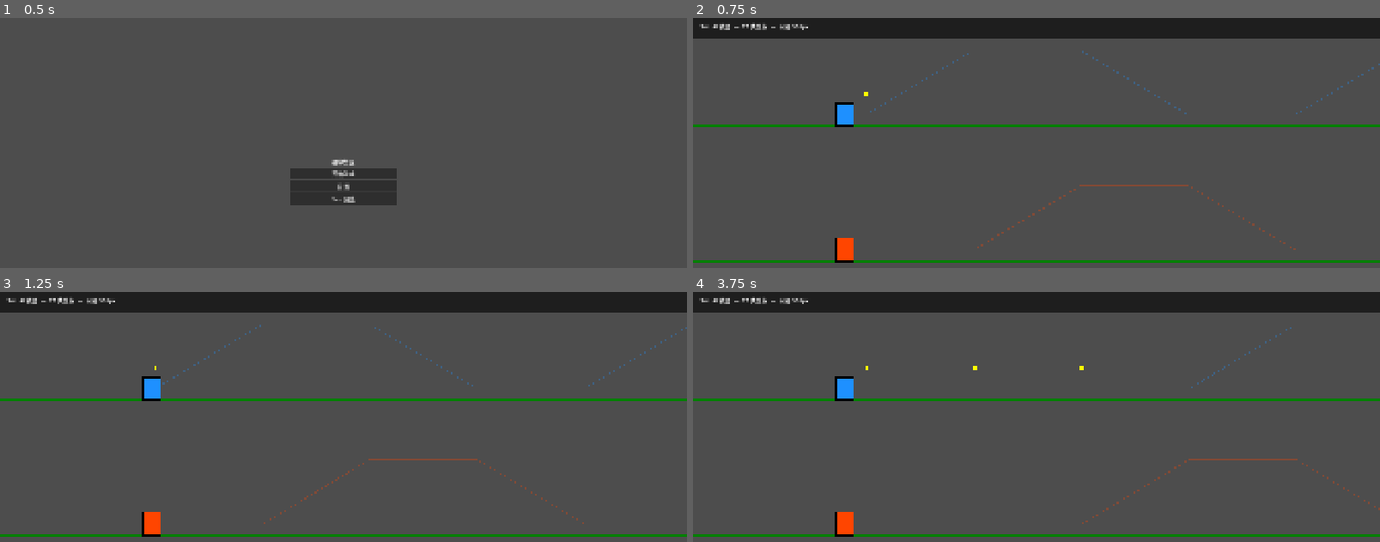
Above: before the commit, frames 1-4 (two rows, left to right).
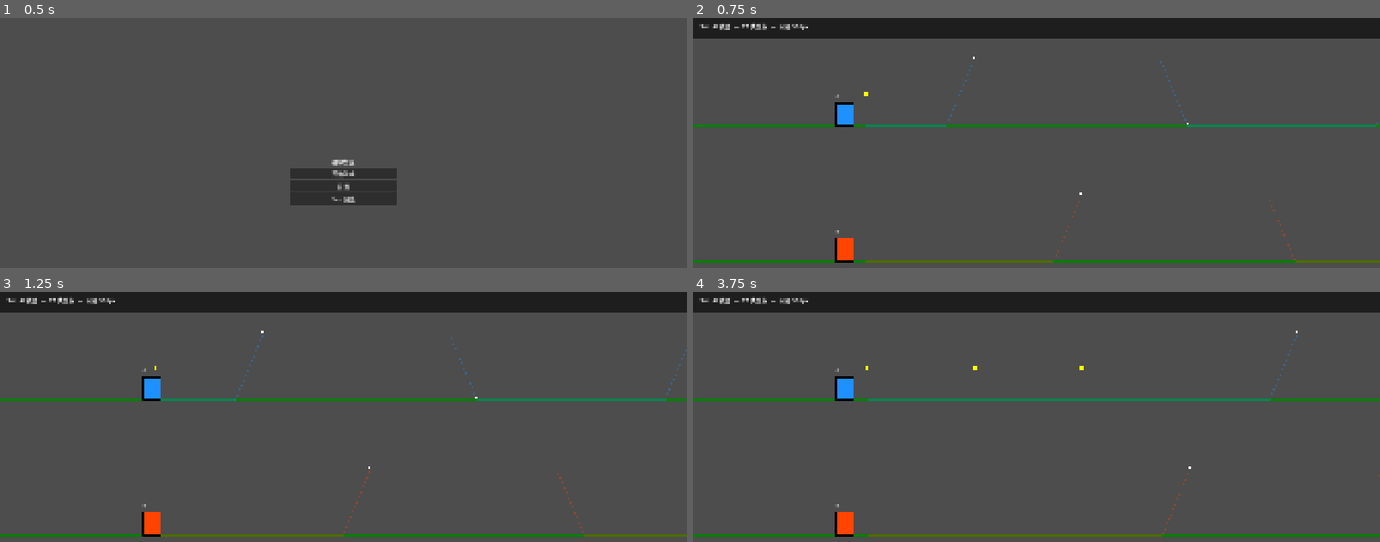
Above: after the commit, the same moments.

Repository: GeorgeMee/Magnetix
Game: Godot game, scene res://src/scenes/ui/start_menu.tscn
The game is run twice, just before and just after one commit, with the same random seed, the same clock (stepped at 60 frames per second) and the same inputs.
Inputs:
- Up to frame 1 (0.5 s): no input
- Up to frame 2 (0.75 s): click "Sim 预览" at 0.5 s
- Up to frame 3 (1.25 s): no input
- Up to frame 4 (3.75 s): hold Space (swap) 1.28-2.03 s; tap Q (magnetism_a) at 2.1 s; tap Space (swap) at 2.3, 3.05, 3.6 s; hold W (magnetism_b) 2.78-3.53 s

Frame 1 is identical in both runs. In frame 2, 1.3% of the frame differs, in the area x 20-100%, y 13-98%; in frame 3, 1.3%; in frame 4, 1.4%, in the area x 20-100%, y 14-98%.

Commit message:
Fix Sim preview: correct ceiling/floor Y positions, smooth trajectory, sub-step interpolation

Diff:
--- a/src/scripts/ui/sim_preview.gd
+++ b/src/scripts/ui/sim_preview.gd
@@ -39,6 +39,12 @@
 	playing = not playing
 	btn_play.text = "暂停" if playing else "播放"
 
+func _feet_y_at(floor_y : float, coff : float, surf : int) -> float:
+	return floor_y if surf == SimAI.Surface.FLOOR else floor_y - coff
+
+func _rect_y_at(floor_y : float, coff : float, char_h : float, surf : int) -> float:
+	return floor_y - char_h if surf == SimAI.Surface.FLOOR else floor_y - coff - char_h
+
 func _get_surface_at(world_x : float, lane : int) -> int:
 	var current := SimAI.Surface.FLOOR
 	for i in range(trajectory.size()):
@@ -58,7 +64,6 @@
 
 	_draw_lane(lane_top, coff, vp_w)
 	_draw_lane(lane_bot, coff, vp_w)
-
 	_draw_trajectory_path(lane_top, lane_bot, coff, vp_w, char_w, char_h)
 	_draw_characters(lane_top, lane_bot, coff, vp_w, char_w, char_h)
 
@@ -72,42 +77,49 @@
 func _draw_trajectory_path(lane_top : float, lane_bot : float, coff : float, vp_w : float, char_w : float, char_h : float) -> void:
 	if trajectory.size() < 2:
 		return
-	var prev_sx : float
-	var prev_sy_a : float
-	var prev_sy_b : float
+	var prev_sx : float = 0.0
+	var prev_fy_a : float = 0.0
+	var prev_fy_b : float = 0.0
 	var first := true
-	for i in range(trajectory.size()):
-		var pt := trajectory[i]
+	var substeps := 4
+	for i in range(trajectory.size() - 1):
+		var pt0 := trajectory[i]
+		var pt1 := trajectory[i + 1]
+		for s in range(substeps):
+			var t := float(s) / float(substeps)
+			var wx := lerpf(pt0.world_x, pt1.world_x, t)
+			var sx := char_x + (wx - sim_time)
+			if sx < -200 or sx > vp_w + 200:
+				prev_sx = sx
+				prev_fy_a = _feet_y_at(lane_top, coff, pt0.char_a_surface)
+				prev_fy_b = _feet_y_at(lane_bot, coff, pt0.char_b_surface)
+				continue
+			var fy_a := _feet_y_at(lane_top, coff, pt0.char_a_surface)
+			var fy_b := _feet_y_at(lane_bot, coff, pt0.char_b_surface)
+			if not first and sx > prev_sx - 5:
+				draw_line(Vector2(prev_sx, prev_fy_a), Vector2(sx, fy_a), Color(Color.DODGER_BLUE, 0.3), 2.0)
+				draw_line(Vector2(prev_sx, prev_fy_b), Vector2(sx, fy_b), Color(Color.ORANGE_RED, 0.3), 2.0)
+			prev_sx = sx
+			prev_fy_a = fy_a
+			prev_fy_b = fy_b
+			first = false
+
+	for pt in trajectory:
 		var sx := char_x + (pt.world_x - sim_time)
-		if sx < -100 or sx > vp_w + 100:
-			if not first:
-				prev_sx = sx
-			continue
-		var ay := lane_top - (coff if pt.char_a_surface == SimAI.Surface.CEILING else 0.0) - char_h * 0.5
-		var by := lane_bot - (coff if pt.char_b_surface == SimAI.Surface.CEILING else 0.0) - char_h * 0.5
-
-		if not first:
-			draw_line(Vector2(prev_sx, prev_sy_a), Vector2(sx, ay), Color(Color.DODGER_BLUE, 0.3), 2.0)
-			draw_line(Vector2(prev_sx, prev_sy_b), Vector2(sx, by), Color(Color.ORANGE_RED, 0.3), 2.0)
-
-		prev_sx = sx
-		prev_sy_a = ay
-		prev_sy_b = by
-		first = false
-
-		if pt.swap_trigger and sx > 0 and sx < vp_w:
-			draw_circle(Vector2(sx, lane_top - coff * 0.5), 5.0, Color.YELLOW)
+		if sx > 0 and sx < vp_w:
+			if pt.swap_trigger:
+				draw_circle(Vector2(sx, lane_top - coff * 0.5), 5.0, Color.YELLOW)
+			if pt.magnet_a_trigger:
+				draw_circle(Vector2(sx, _feet_y_at(lane_top, coff, pt.char_a_surface) - 8), 3.0, Color.WHITE)
+			if pt.magnet_b_trigger:
+				draw_circle(Vector2(sx, _feet_y_at(lane_bot, coff, pt.char_b_surface) - 8), 3.0, Color.WHITE)
 
 func _draw_characters(lane_top : float, lane_bot : float, coff : float, vp_w : float, char_w : float, char_h : float) -> void:
 	var surf_a := _get_surface_at(sim_time, 0)
 	var surf_b := _get_surface_at(sim_time, 1)
 
-	var ay := lane_top - char_h
-	if surf_a == SimAI.Surface.CEILING:
-		ay = lane_top - coff
-	var by := lane_bot - char_h
-	if surf_b == SimAI.Surface.CEILING:
-		by = lane_bot - coff
+	var ay := _rect_y_at(lane_top, coff, char_h, surf_a)
+	var by := _rect_y_at(lane_bot, coff, char_h, surf_b)
 
 	var color_a := Color.DODGER_BLUE
 	var color_b := Color.ORANGE_RED
@@ -121,6 +133,9 @@
 	draw_rect(Rect2(Vector2(char_x, by), Vector2(char_w, char_h)), color_b)
 	draw_rect(Rect2(Vector2(char_x, by), Vector2(char_w, char_h)), Color.BLACK, false, 2.0)
 
+	draw_string(ThemeDB.fallback_font, Vector2(char_x, ay - 16), "A", HORIZONTAL_ALIGNMENT_CENTER, -1, 12)
+	draw_string(ThemeDB.fallback_font, Vector2(char_x, by - 16), "B", HORIZONTAL_ALIGNMENT_CENTER, -1, 12)
+
 func _input(event : InputEvent) -> void:
 	if event.is_action_pressed("ui_cancel"):
 		get_tree().change_scene_to_file("res://src/scenes/ui/start_menu.tscn")
